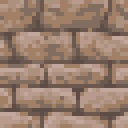
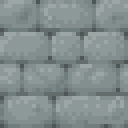
Layered file, before and after one edit (128x128). Changes by layer:
hid "StoneBrickGranite", painted on it over [0, 0, 128, 128]
showed "StoneBrickAndesite", painted on it over [0, 0, 128, 128]
showed "SmoothAndesite" over [0, 0, 128, 128]
hid "SmoothGranite" over [0, 0, 128, 128]
hid "StoneSlabTop" over [0, 0, 128, 128]
hid "StonebrickTops", painted on it over [0, 0, 128, 128]
